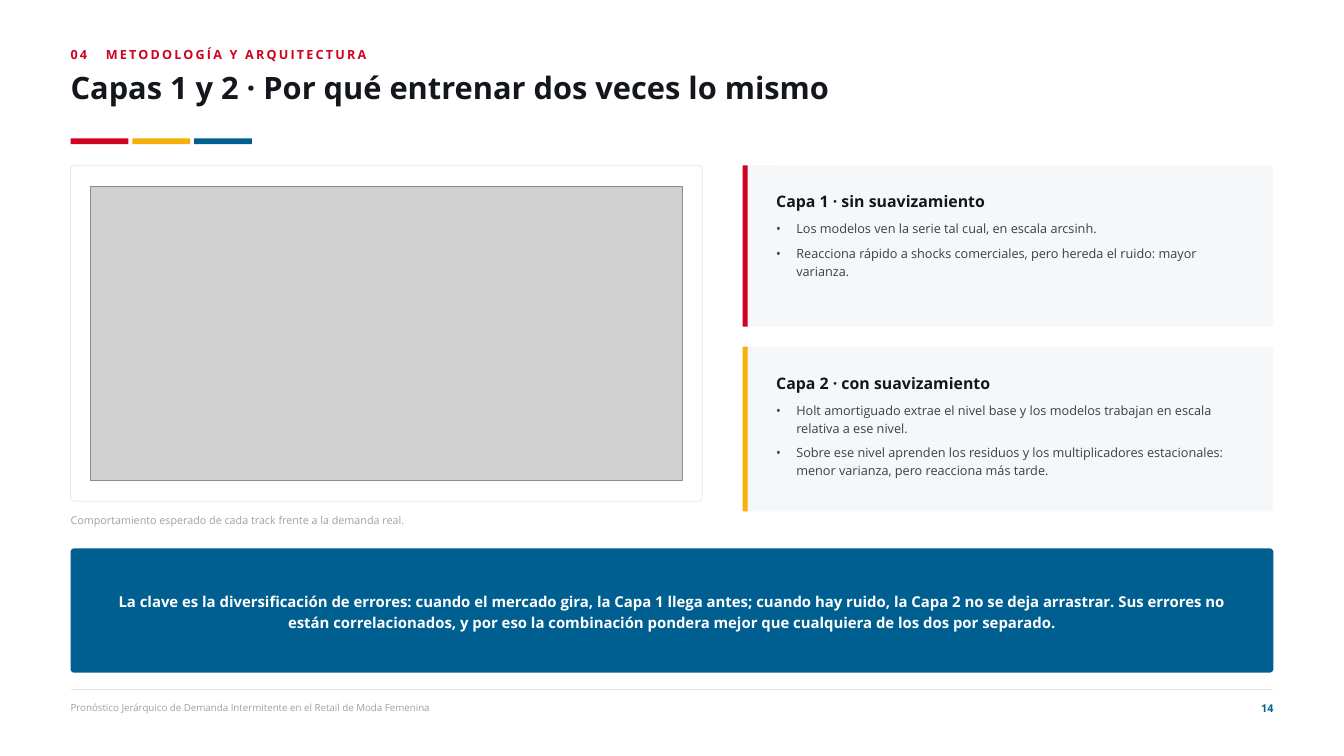
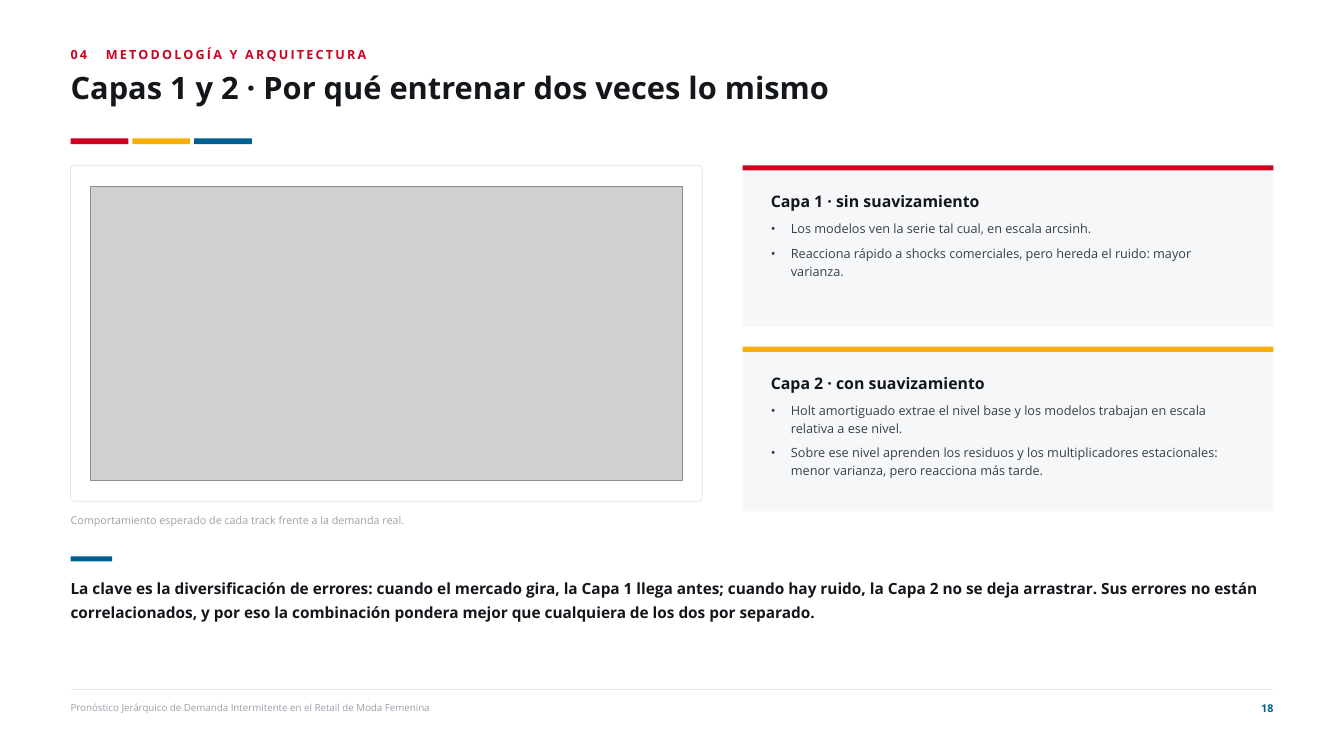
Before and after one commit to joako0o/PPT, a slide deck: slide 18 of Defensa_Tesis_Estructurada.pptx (slide 14 before the commit). Drawn at 1344x756 pixels with LibreOffice and Linux fonts; fonts in the diff are those of the drawing; grey boxes stand for pictures. Boxes give left, top, right and bottom in pixels: in the first picture for what was removed or moved away, otherwise in the second. Text is boxed around its words. In the diff, an @@ line names an element or a change of style, - is before the commit and + after.

Commit message:
Rediseño de ritmo visual: rompe el patrón de plantilla
- Seis separadores de sección casi en blanco (número gigante + barra tricolor),
  uno por bloque de la agenda: dan respiro y marcan el cambio de tema
- Once banners azules sustituidos por cierre tipográfico sin caja (regla corta de
  color + frase): el banner sólido queda reservado a dos momentos de énfasis
- Acento superior en vez de barra lateral en el bloque metodológico, para variar
  la textura de las tarjetas a mitad del deck
- Lámina de pregunta e hipótesis rediseñada en clave editorial: sin cajas, con
  reglas finas, aire y tipografía mayor
- Notas del orador remapeadas a las nuevas posiciones

```diff
--- a/Defensa_Tesis_Estructurada.pptx
+++ b/Defensa_Tesis_Estructurada.pptx
@@ rectangle resized from (x1=743, y1=165, x2=747, y2=327) to (x1=743, y1=165, x2=1273, y2=170) @@
@@ text "Capa 1 · sin suavizamiento" moved from (x1=776, y1=195, x2=1197, y2=276) to (x1=771, y1=195, x2=1191, y2=276) @@
@@ rectangle resized from (x1=743, y1=347, x2=747, y2=511) to (x1=743, y1=347, x2=1273, y2=351) @@
@@ text "Capa 2 · con suavizamiento" moved from (x1=776, y1=377, x2=1223, y2=478) to (x1=771, y1=377, x2=1218, y2=478) @@
@@ rounded rectangle removed at (x1=71, y1=548, x2=1273, y2=673) @@
@@ rectangle added at (x1=71, y1=556, x2=112, y2=561), fill #005F91 @@
@@ text "La clave es la diversificación ..." moved from (x1=119, y1=595, x2=1224, y2=632) to (x1=71, y1=582, x2=1257, y2=622) @@
@@ text "La clave es la diversificación ..." at (x1=71, y1=582, x2=1257, y2=622): size 16 to 16.5 pt, text colour #FFFFFF to #13161B; alignment centre to left; line spacing 1.18 to 1.28; vertical alignment middle to top @@
@@ text at (x1=1261, y1=704, x2=1273, y2=712): text changed @@
-14
+18
```
Also in this commit, not shown: 35 other slides changed, 6 slides added, 4 other files.
